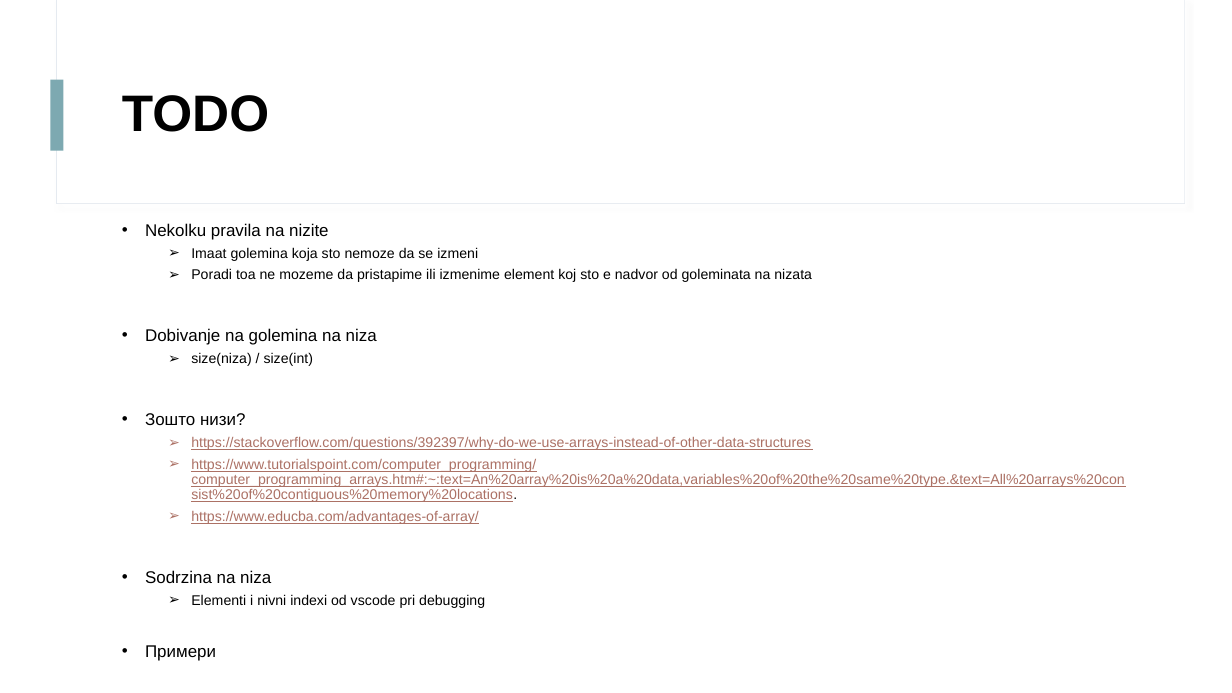
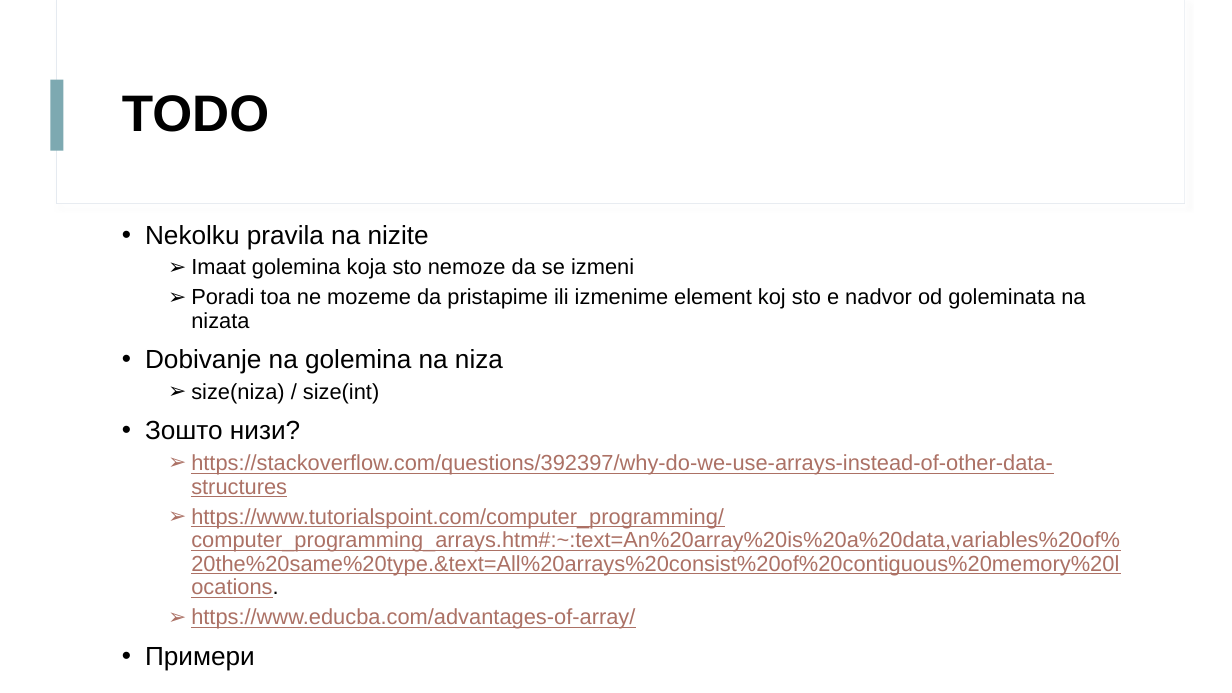
Before and after one commit to davidanastasov/Programski, a slide deck: slide 12 of Nizi/Prezentacija/Nizi.pptx (slide 9 before the commit). Drawn at 1232x693 pixels with LibreOffice and Linux fonts; fonts in the diff are those of the drawing. Boxes give left, top, right and bottom in pixels: in the first picture for what was removed or moved away, otherwise in the second. Text is boxed around its words. In the diff, an @@ line names an element or a change of style, - is before the commit and + after.

Commit message:
feat: Further progress
- Added accessing and changing elements in an array
- Added filling array using standard input example
- Added printing array elements to the console example
- Added "made by" slide

```diff
--- a/Nizi/Prezentacija/Nizi.pptx
+++ b/Nizi/Prezentacija/Nizi.pptx
@@ text "Nekolku pravila na nizite" at (145, 225, 1120, 670): size 13.2 to 20.4 pt in "Nekolku pravila na nizite", "Dobivanje na golemina na niza", "Зошто низи?", "Примери"; size 11 to 17 pt in "Imaat golemina koja sto nemoze da se ...", "Poradi toa ne mozeme da pristapime ili ...", "size(niza) / size(int)", "https://stackoverflow.com/questions/392397/why-do-we-use-arr ..." and 2 more places @@
@@ text at (145, 570, 485, 608): paragraphs removed @@
-• Sodrzina na niza
-  ➢ Еlementi i nivni indexi od vscode pri debugging
```
Also in this commit, not shown: 4 slides added, 3 other files.
